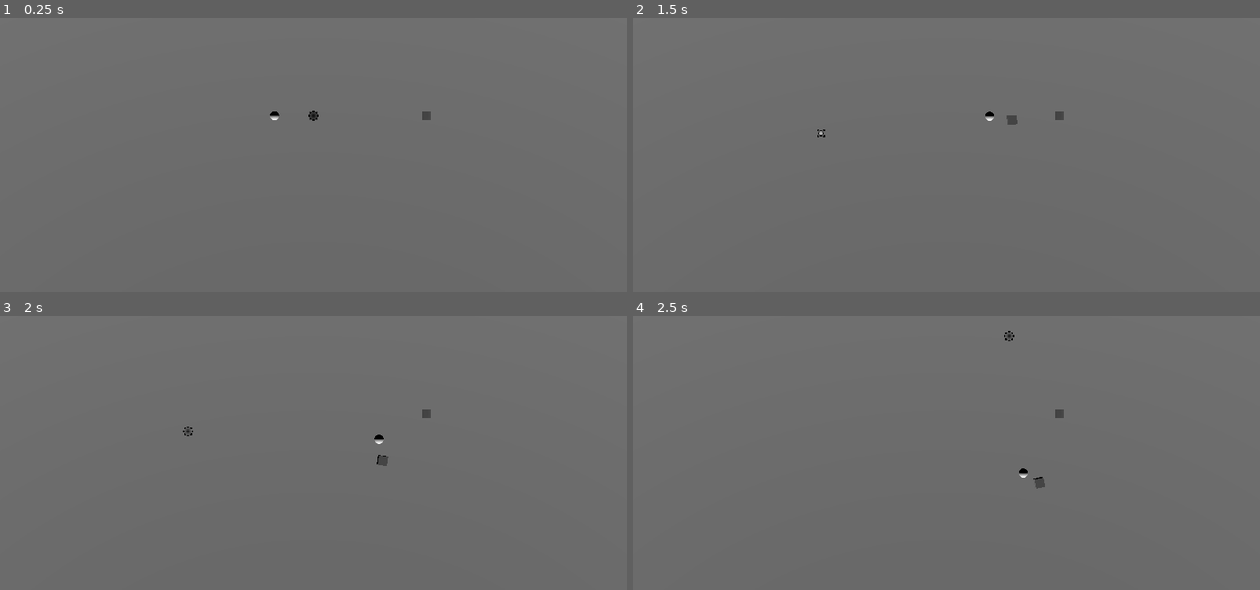
Above: before the commit, frames 1-4 (two rows, left to right).
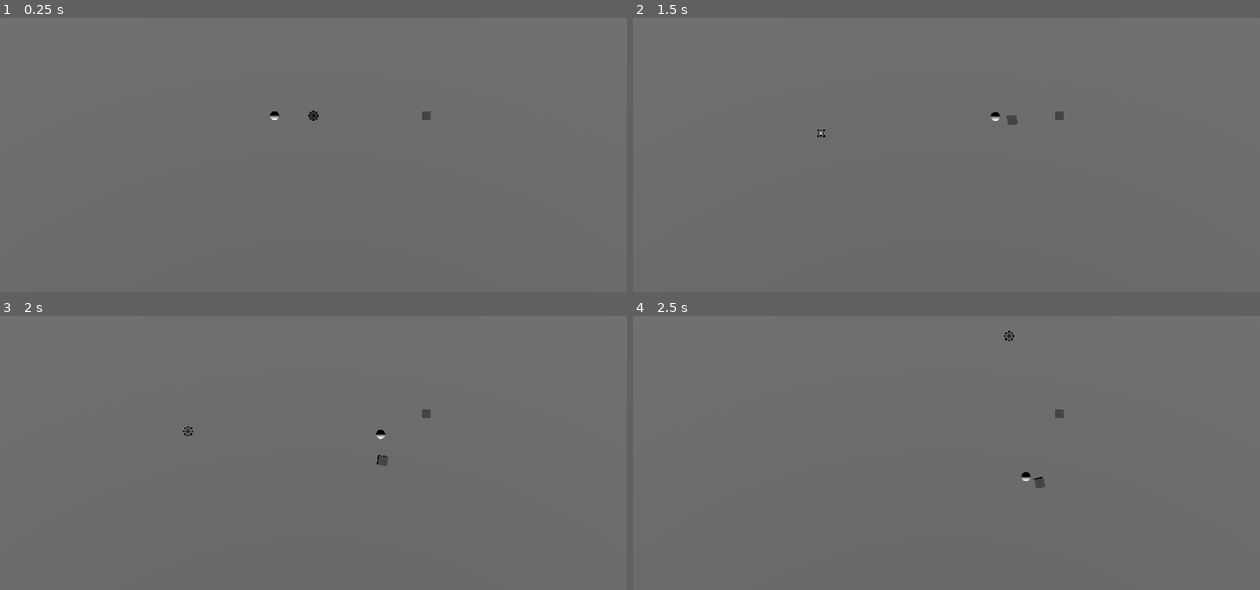
Above: after the commit, the same moments.

Repository: ponosnarassvete/space-shooter
Game: Godot game, scene res://scenes/core_scene_node.tscn
Same seed, same stepped clock (60 frames per second), same inputs: the game is played once before the commit and once after it.
Inputs (mouse positions are in pixels of both pictures, inside the frame that each line leads up to):
- Up to frame 1 (0.25 s): no input
- Up to frame 2 (1.5 s): move the mouse to (1084, 97) at 0.52 s; hold D (player_right) 0.53-1.28 s; hold E (player_interact) 0.53-1.28 s; move the mouse to (821, 133) at 1.27 s; hold S (player_down) from 1.28 s (still down); click (821, 133) at 1.35 s
- Up to frame 3 (2 s): keep holding S (player_down)
- Up to frame 4 (2.5 s): move the mouse to (1009, 335) at 2.02 s; release S (player_down) at 2.03 s; hold D (player_right) from 2.03 s (still down); tap Shift (player_sprint) at 2.1 s

Frame 1 is identical in both runs. In frame 2, less than 0.1% of the frame differs, in the area x 56-59%, y 34-38%; in frame 3, less than 0.1%, in the area x 59-62%, y 41-47%; in frame 4, less than 0.1%.

Commit message:
Interaction Manager Fix

Diff:
--- a/scenes/core_scene_node.tscn
+++ b/scenes/core_scene_node.tscn
@@ -47,19 +47,20 @@
 [node name="Enemy" parent="Characters/Enemy_Node" index="0"]
 transform = Transform3D(1, 0, 0, 0, 1, 0, 0, 0, 1, -5, 0, 0)
 
-[node name="!Movement_Direction" parent="Characters/Enemy_Node/!State_Machine/!States/!Attacking/!Enemy_Movement" index="2" node_paths=PackedStringArray("target")]
-target = NodePath("../../../../../../Player_Node/Player")
+[node name="Enemy_Chase" parent="Characters/Enemy_Node" index="3" node_paths=PackedStringArray("target")]
+target = NodePath("../../Player_Node/Player")
 
-[node name="!Looking_At_3D" parent="Characters/Enemy_Node/!State_Machine/!States/!Attacking/!Enemy_Other" index="0" node_paths=PackedStringArray("target")]
-target = NodePath("../../../../../../Player_Node/Player")
+[node name="Looking_3D" parent="Characters/Enemy_Node" index="4" node_paths=PackedStringArray("target")]
+target = NodePath("../../Player_Node/Player")
 
 [node name="Other" type="Node" parent="."]
 
 [node name="Interaction_Manager" parent="Other" node_paths=PackedStringArray("player") instance=ExtResource("4_frdse")]
 player = NodePath("../../Characters/Player_Node/Player")
+offset_x = 6.0
+offset_y = 6.0
 
 [editable path="Puzzle_Box_Test"]
 [editable path="Characters/Player_Node"]
 [editable path="Characters/Player_Node/Cursor"]
 [editable path="Characters/Enemy_Node"]
-[editable path="Characters/Enemy_Node/!State_Machine"]
--- a/scenes/enemy_test.tscn
+++ b/scenes/enemy_test.tscn
@@ -1,6 +1,11 @@
-[gd_scene load_steps=6 format=3 uid="uid://dynn0mgf56ht4"]
+[gd_scene load_steps=13 format=3 uid="uid://dynn0mgf56ht4"]
 
-[ext_resource type="PackedScene" uid="uid://cwicegxneo0px" path="res://scenes/state_machine.tscn" id="1_4r1go"]
+[ext_resource type="Script" path="res://scripts/character/movement/topdown_movement_input_3d.gd" id="1_d1jqr"]
+[ext_resource type="Script" path="res://scripts/character/movement/topdown_movement_stats_3d.gd" id="2_4aboo"]
+[ext_resource type="Script" path="res://scripts/environment/ground/ground_stats.gd" id="3_w5htc"]
+[ext_resource type="Script" path="res://scripts/character/movement/topdown_movement_output_3d.gd" id="4_jhohf"]
+[ext_resource type="Script" path="res://scripts/character/enemy/states/chase/topdown_enemy_chase_3d.gd" id="5_lbtpx"]
+[ext_resource type="Script" path="res://scripts/looking_3d.gd" id="6_07i4m"]
 
 [sub_resource type="BoxShape3D" id="BoxShape3D_835eu"]
 
@@ -10,9 +15,20 @@
 
 [sub_resource type="BoxShape3D" id="BoxShape3D_ymjod"]
 
+[sub_resource type="Resource" id="Resource_yqc7b"]
+script = ExtResource("2_4aboo")
+GROUND_SPEED = 10.0
+SPRINT_SPEED = 10.0
+ACCELERATION = 0.5
+
+[sub_resource type="Resource" id="Resource_vd8pr"]
+script = ExtResource("3_w5htc")
+FRICTION = 2
+
 [node name="Enemy_Node" type="Node"]
 
 [node name="Enemy" type="CharacterBody3D" parent="."]
+collision_layer = 2
 
 [node name="Enemy_Collision" type="CollisionShape3D" parent="Enemy"]
 shape = SubResource("BoxShape3D_835eu")
@@ -36,28 +52,21 @@
 
 [node name="Enemy_Navigation_Agent" type="NavigationAgent3D" parent="Enemy"]
 
-[node name="!State_Machine" parent="." instance=ExtResource("1_4r1go")]
+[node name="Movement_Input" type="Node" parent="." node_paths=PackedStringArray("actor")]
+script = ExtResource("1_d1jqr")
+actor = NodePath("../Enemy")
+movement_stats = SubResource("Resource_yqc7b")
+ground_stats = SubResource("Resource_vd8pr")
 
-[node name="Movement_Output" parent="!State_Machine/!States/Wandering/!Enemy_Movement" index="0" node_paths=PackedStringArray("actor")]
-actor = NodePath("../../../../../Enemy")
+[node name="Movement_Output" type="Node" parent="." node_paths=PackedStringArray("actor")]
+script = ExtResource("4_jhohf")
+actor = NodePath("../Enemy")
 
-[node name="Movement_Input" parent="!State_Machine/!States/Wandering/!Enemy_Movement" index="1" node_paths=PackedStringArray("actor")]
-actor = NodePath("../../../../../Enemy")
+[node name="Enemy_Chase" type="Node" parent="." node_paths=PackedStringArray("input", "actor")]
+script = ExtResource("5_lbtpx")
+input = NodePath("../Movement_Input")
+actor = NodePath("../Enemy")
 
-[node name="Movement_Direction" parent="!State_Machine/!States/Wandering/!Enemy_Movement" index="2" node_paths=PackedStringArray("actor", "navigation")]
-actor = NodePath("../../../../../Enemy")
-navigation = NodePath("../../../../../Enemy/Enemy_Navigation_Agent")
-
-[node name="Movement_Output" parent="!State_Machine/!States/!Attacking/!Enemy_Movement" index="0" node_paths=PackedStringArray("actor")]
-actor = NodePath("../../../../../Enemy")
-
-[node name="Movement_Input" parent="!State_Machine/!States/!Attacking/!Enemy_Movement" index="1" node_paths=PackedStringArray("actor")]
-actor = NodePath("../../../../../Enemy")
-
-[node name="!Movement_Direction" parent="!State_Machine/!States/!Attacking/!Enemy_Movement" index="2" node_paths=PackedStringArray("actor")]
-actor = NodePath("../../../../../Enemy")
-
-[node name="!Looking_At_3D" parent="!State_Machine/!States/!Attacking/!Enemy_Other" index="0" node_paths=PackedStringArray("actor")]
-actor = NodePath("../../../../../Enemy")
-
-[editable path="!State_Machine"]
+[node name="Looking_3D" type="Node" parent="." node_paths=PackedStringArray("actor")]
+script = ExtResource("6_07i4m")
+actor = NodePath("../Enemy")
--- a/scenes/interaction_manager.tscn
+++ b/scenes/interaction_manager.tscn
@@ -2,7 +2,7 @@
 
 [ext_resource type="Script" path="res://scripts/character/player/interaction/interaction_manager.gd" id="1_arki1"]
 
-[node name="Interaction_Manager" type="Node2D" node_paths=PackedStringArray("label")]
+[node name="Interaction_Manager" type="Node" node_paths=PackedStringArray("label")]
 script = ExtResource("1_arki1")
 label = NodePath("Interaction_Label")
 
--- a/scenes/player.tscn
+++ b/scenes/player.tscn
@@ -27,6 +27,7 @@
 [node name="Player_Node" type="Node3D"]
 
 [node name="Player" type="CharacterBody3D" parent="."]
+collision_mask = 3
 
 [node name="Player_Collision" type="CollisionShape3D" parent="Player"]
 shape = SubResource("BoxShape3D_g6qun")
--- a/scenes/puzzle_box_test.tscn
+++ b/scenes/puzzle_box_test.tscn
@@ -7,11 +7,12 @@
 [sub_resource type="PrismMesh" id="PrismMesh_12ire"]
 
 [sub_resource type="BoxShape3D" id="BoxShape3D_olgiq"]
-size = Vector3(1.5, 1.5, 1.5)
+size = Vector3(3, 3, 3)
 
 [node name="Puzzle_Box_Test" type="Node3D"]
 
 [node name="StaticBody3D" type="StaticBody3D" parent="."]
+collision_layer = 2
 
 [node name="Puzzle_Collision" type="CollisionShape3D" parent="StaticBody3D"]
 shape = SubResource("BoxShape3D_s5afn")
--- a/scenes/state_machine.tscn
+++ b/scenes/state_machine.tscn
@@ -42,45 +42,37 @@
 
 [node name="!Enemy_Movement" type="Node" parent="!States/Wandering"]
 
-[node name="Movement_Output" type="Node" parent="!States/Wandering/!Enemy_Movement" node_paths=PackedStringArray("actor")]
+[node name="Movement_Output" type="Node" parent="!States/Wandering/!Enemy_Movement"]
 script = ExtResource("2_4dr41")
-actor = NodePath("")
 
-[node name="Movement_Input" type="Node" parent="!States/Wandering/!Enemy_Movement" node_paths=PackedStringArray("actor")]
+[node name="Movement_Input" type="Node" parent="!States/Wandering/!Enemy_Movement"]
 script = ExtResource("3_n1b8p")
-actor = NodePath("")
 movement_stats = SubResource("Resource_h45sb")
 ground_stats = SubResource("Resource_ynek7")
 
-[node name="Movement_Direction" type="Node" parent="!States/Wandering/!Enemy_Movement" node_paths=PackedStringArray("input", "actor", "navigation")]
+[node name="Movement_Direction" type="Node" parent="!States/Wandering/!Enemy_Movement" node_paths=PackedStringArray("input")]
 script = ExtResource("6_kuebw")
 input = NodePath("../Movement_Input")
-actor = NodePath("")
-navigation = NodePath("")
 
 [node name="!Attacking" type="Node" parent="!States"]
 
 [node name="!Enemy_Movement" type="Node" parent="!States/!Attacking"]
 
-[node name="Movement_Output" type="Node" parent="!States/!Attacking/!Enemy_Movement" node_paths=PackedStringArray("actor")]
+[node name="Movement_Output" type="Node" parent="!States/!Attacking/!Enemy_Movement"]
 script = ExtResource("2_4dr41")
-actor = NodePath("")
 
-[node name="Movement_Input" type="Node" parent="!States/!Attacking/!Enemy_Movement" node_paths=PackedStringArray("actor")]
+[node name="Movement_Input" type="Node" parent="!States/!Attacking/!Enemy_Movement"]
 script = ExtResource("3_n1b8p")
-actor = NodePath("")
 movement_stats = SubResource("Resource_2aolr")
 ground_stats = SubResource("Resource_fteif")
 
-[node name="!Movement_Direction" type="Node" parent="!States/!Attacking/!Enemy_Movement" node_paths=PackedStringArray("input", "actor")]
+[node name="!Movement_Direction" type="Node" parent="!States/!Attacking/!Enemy_Movement" node_paths=PackedStringArray("input")]
 script = ExtResource("7_s7dqd")
 input = NodePath("../Movement_Input")
-actor = NodePath("")
 
 [node name="!Enemy_Other" type="Node" parent="!States/!Attacking"]
 
-[node name="!Looking_At_3D" type="Node" parent="!States/!Attacking/!Enemy_Other" node_paths=PackedStringArray("actor")]
+[node name="!Looking_At_3D" type="Node" parent="!States/!Attacking/!Enemy_Other"]
 script = ExtResource("8_5pe1u")
-actor = NodePath("")
 
 [node name="Dead" type="Node" parent="!States"]
--- a/scripts/character/player/interaction/interaction_manager.gd
+++ b/scripts/character/player/interaction/interaction_manager.gd
@@ -1,9 +1,11 @@
 class_name Interaction_Manager
-extends Node2D
+extends Node
 
 @export var player: Node
 @export var label: Label
-@export var y_offset: float = -36
+
+@export var offset_x: float = 0.0
+@export var offset_y: float = 0.0
 
 const base_text = "[E]"
 
@@ -22,8 +24,10 @@
 	if active_areas.size() > 0 and can_interact:
 		active_areas.sort_custom(_sort_by_distance_to_player)
 		label.text = base_text + active_areas[0].action_name
-		label.global_position.y = y_offset
-		label.global_position.x = label.size.x / 2
+
+		label.global_position.x = DisplayServer.mouse_get_position().x + offset_x*2
+		label.global_position.y = DisplayServer.mouse_get_position().y + offset_y
+
 		label.show()
 	else:
 		label.hide()
--- a/scripts/looking_3d.gd
+++ b/scripts/looking_3d.gd
@@ -1,4 +1,4 @@
-class_name Looking_3D_At_3D
+class_name Looking_3D
 extends Node
 
 @export var actor: Node3D
